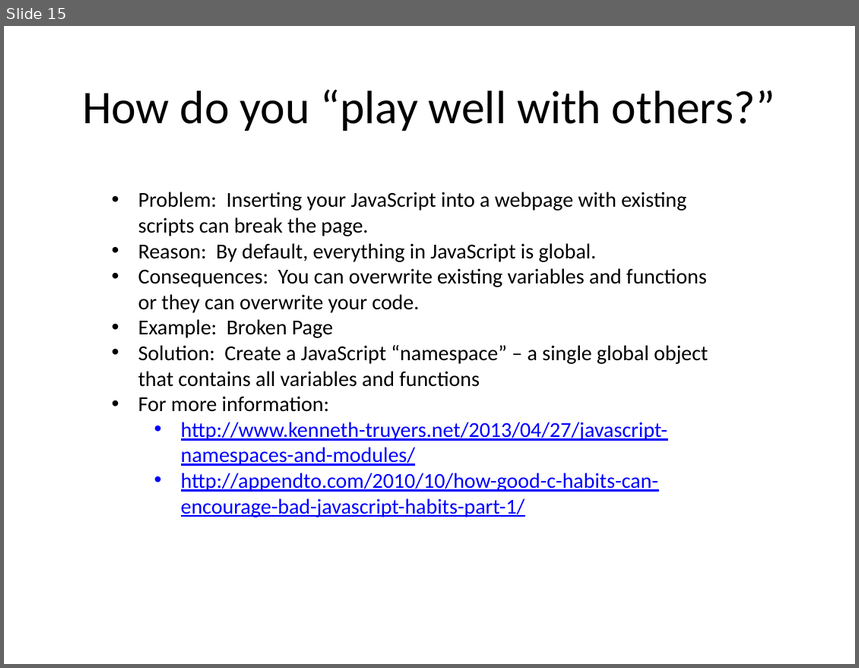
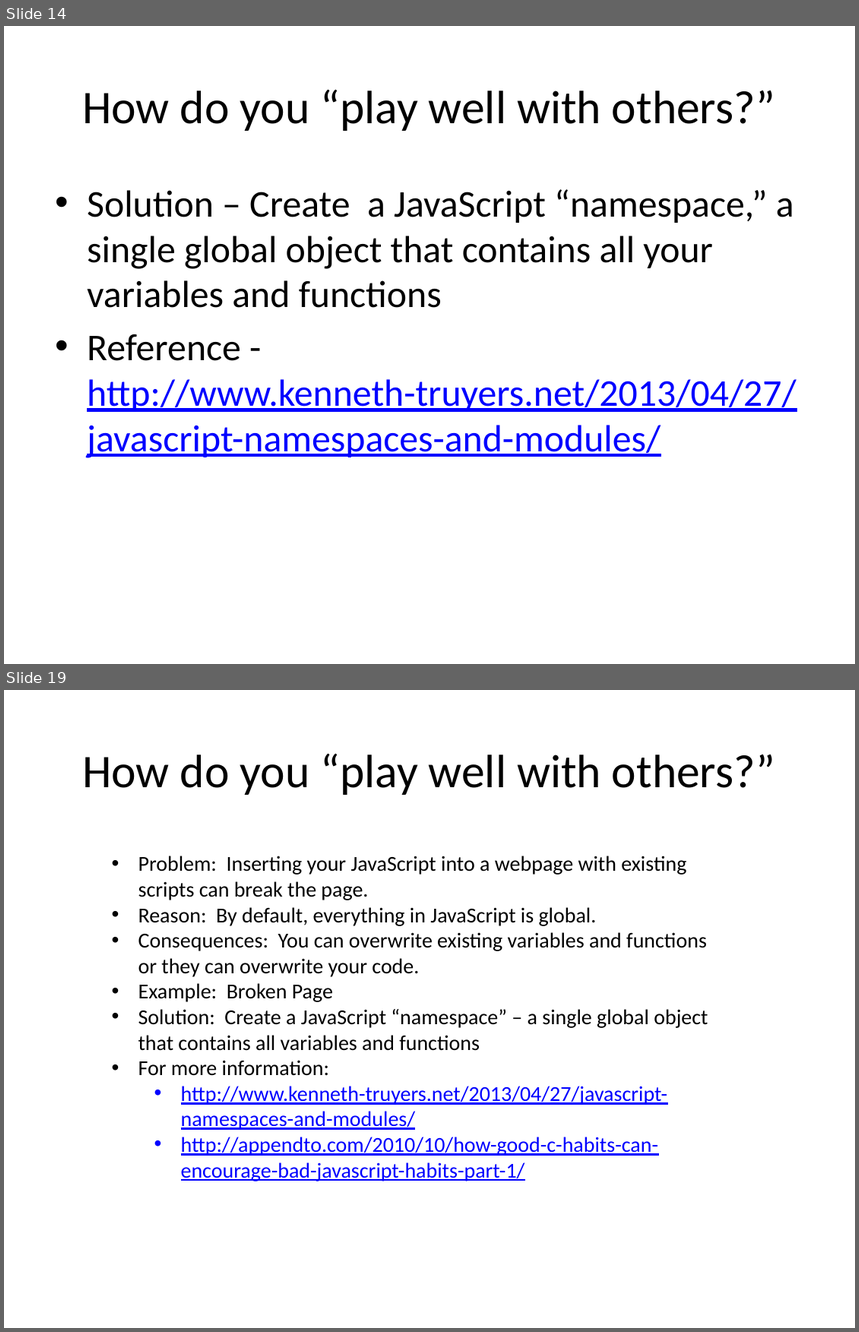
Before and after one commit to paul-burtness/webdevmojo, a slide deck: webdevmojo.pptx. Shown one above the other, each under a label of ours: slide 15 before the commit, slides 14 and 19 after it; the slides between them are not shown. The pictures are 859x668 and 859x1332 pixels, drawn with LibreOffice and Linux fonts; fonts in the diff are those of the drawing. Boxes give left, top, right and bottom in pixels: in the first picture for what was removed or moved away, otherwise in the second. Text is boxed around its words. In the diff, an @@ line names an element or a change of style, - is before the commit and + after.

Commit message:
Added demo references, sample code files

```diff
--- a/webdevmojo.pptx
+++ b/webdevmojo.pptx
@@ slide 14 added at <box>4,26,855,664</box>, background #FFFFFF @@
@@ title added at <box>82,89,776,131</box>, 39.6 pt, text #000000 @@
+How do you “play well with others?”
@@ text added at <box>87,189,797,458</box>, 32 pt, text #000000 @@
+• Solution – Create a JavaScript “namespace,” a single global object that contains all your variables and functions
+• Reference - http://www.kenneth-truyers.net/2013/04/27/javascript-namespaces-and-modules/
@@ what was slide 15 is now slide 19 @@
```
Also in this commit, not shown: 12 slides changed, 5 other slides added, 2 slides removed, 2 other files.
